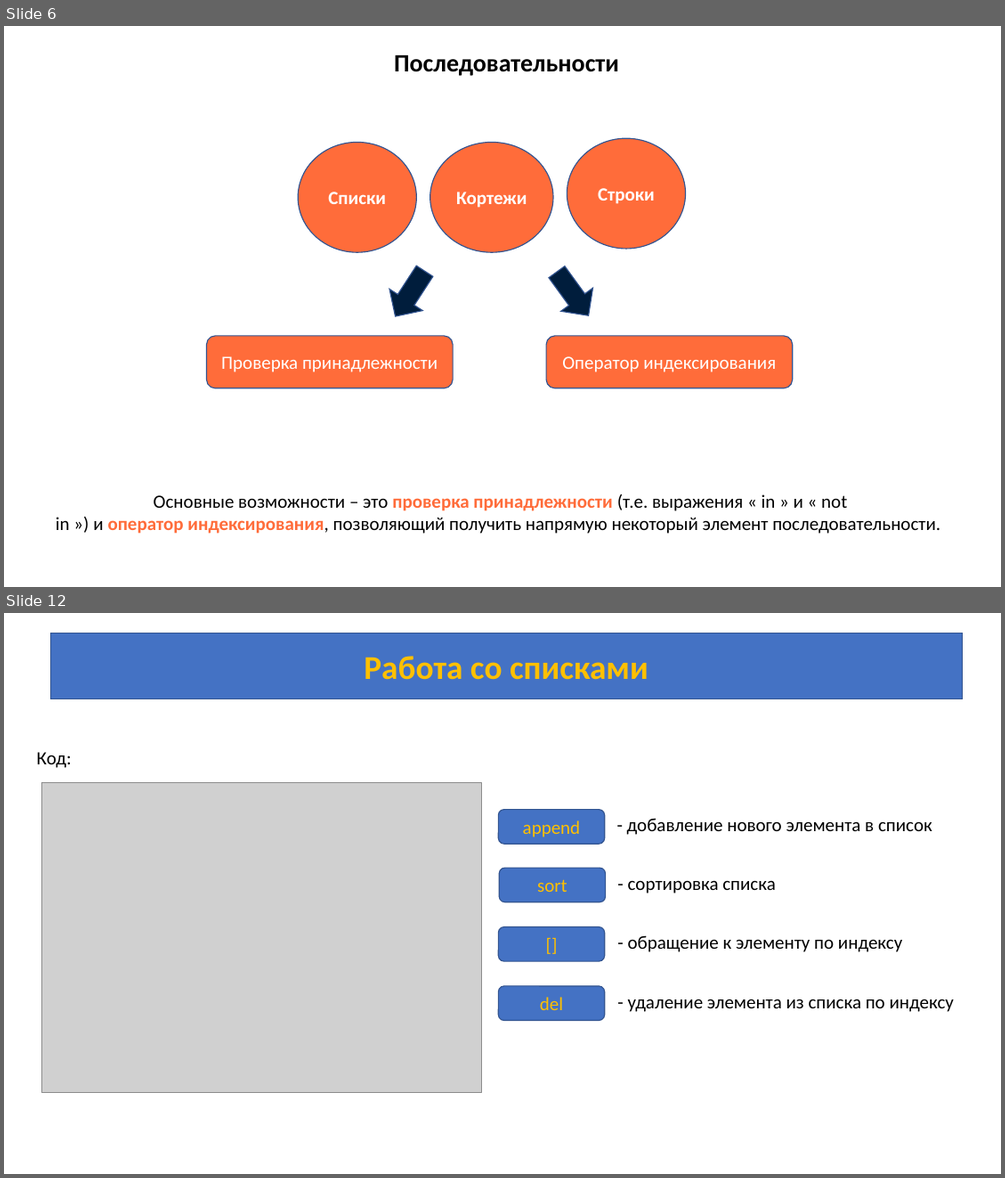
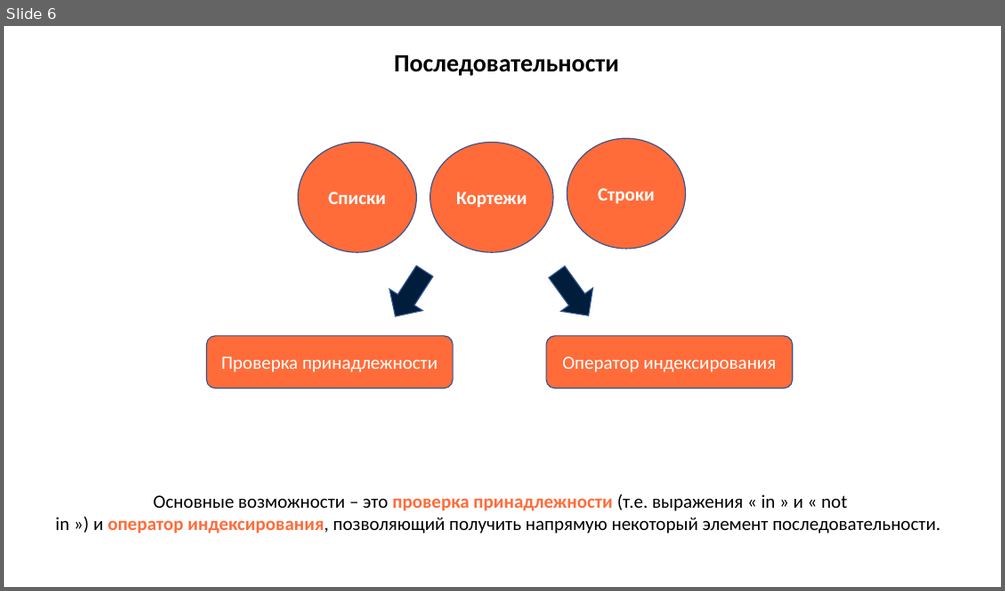
Before and after one commit to azamat7087/python_lessons_ver.2, a slide deck: lesson 6/Lesson_6.pptx. Shown one above the other, each under a label of ours: slides 6 and 12 before the commit, slide 6 after it; the slides between them are not shown. The pictures are 1005x1178 and 1005x591 pixels, drawn with LibreOffice and Linux fonts; fonts in the diff are those of the drawing; grey boxes stand for pictures. Boxes give left, top, right and bottom in pixels: in the first picture for what was removed or moved away, otherwise in the second. Text is boxed around its words. In the diff, an @@ line names an element or a change of style, - is before the commit and + after.

```diff
--- a/lesson 6/Lesson_6.pptx
+++ b/lesson 6/Lesson_6.pptx
@@ slide 12 removed at box(4, 613, 1001, 1174), background #FFFFFF @@
@@ rectangle removed at box(50, 633, 962, 699) @@
-Работа со списками
@@ text removed at box(37, 752, 72, 768) @@
-Код:
@@ picture removed at box(42, 782, 481, 1093) @@
@@ rounded rectangle removed at box(498, 810, 605, 844) @@
-append
@@ text removed at box(627, 818, 932, 835) @@
-- добавление нового элемента в список
@@ rounded rectangle removed at box(499, 868, 606, 902) @@
-sort
@@ text removed at box(628, 880, 776, 893) @@
-- сортировка списка
@@ rounded rectangle removed at box(498, 927, 605, 962) @@
-[]
@@ text removed at box(628, 935, 902, 952) @@
-- обращение к элементу по индексу
@@ rounded rectangle removed at box(498, 986, 605, 1021) @@
-del
@@ text removed at box(628, 998, 954, 1012) @@
-- удаление элемента из списка по индексу
```
Also in this commit, not shown: 2 slides changed, 9 other slides removed.
